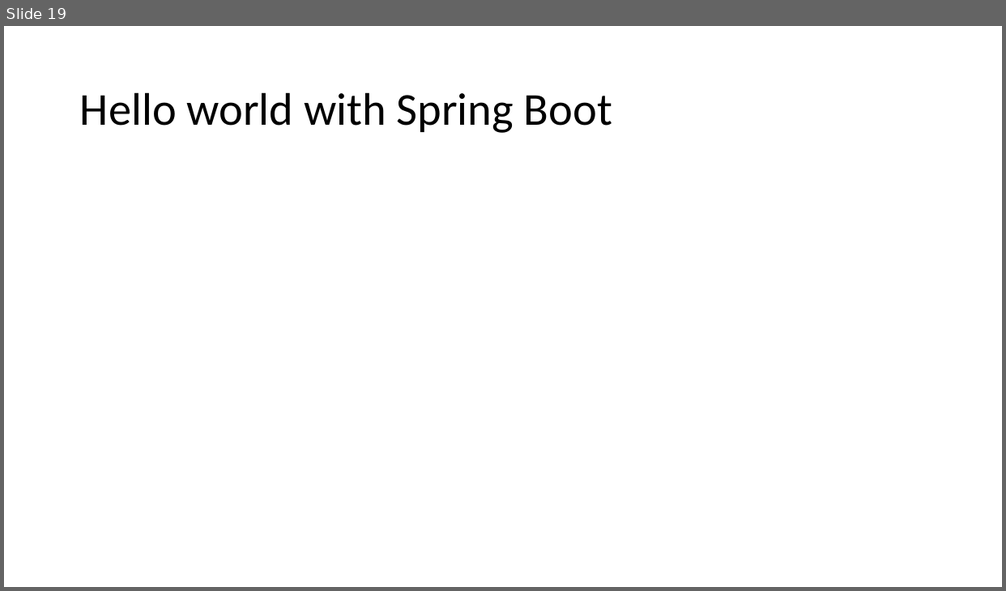
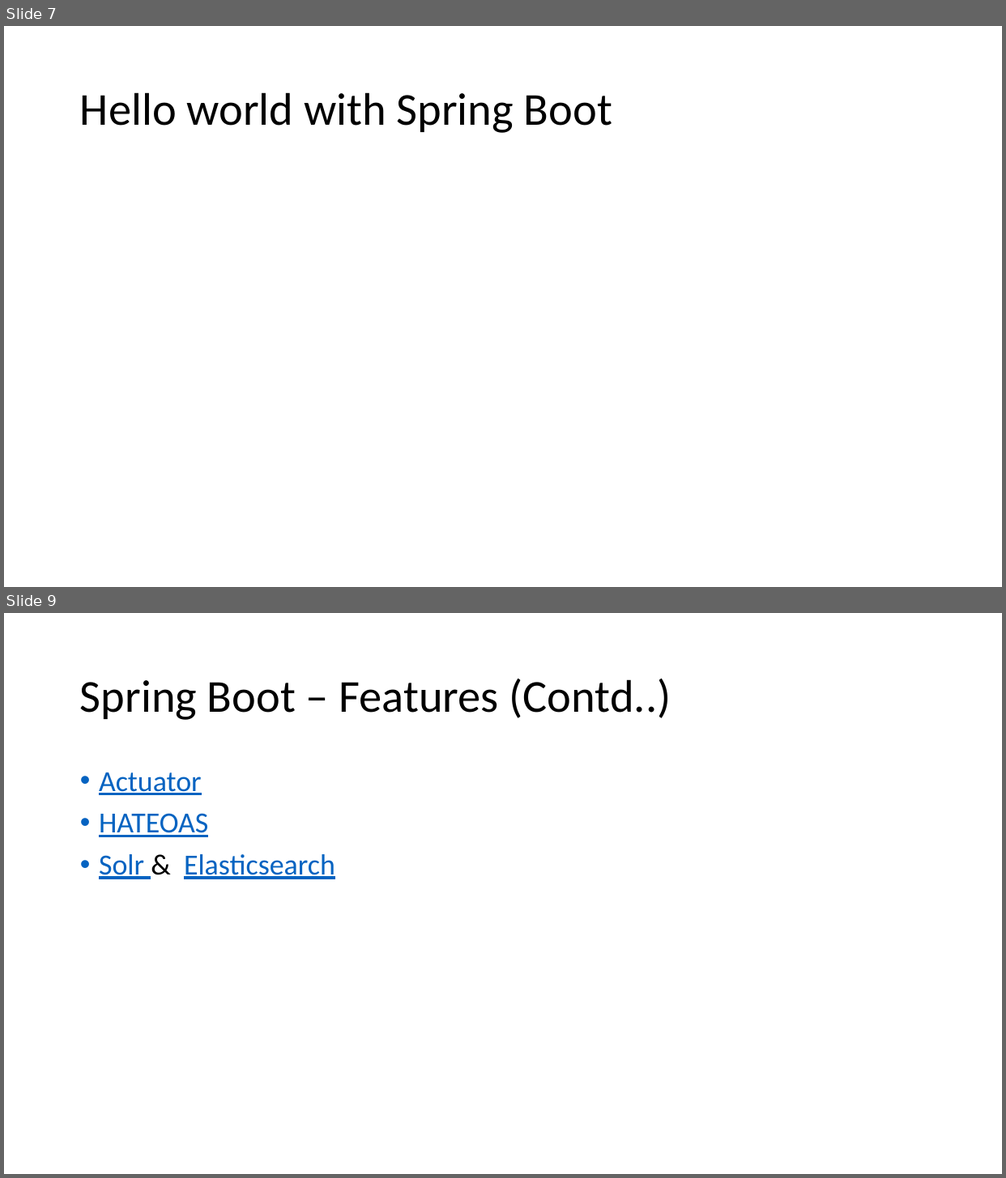
Before and after one commit to batchu/spring-boot-ujug, a slide deck: Spring Boot.pptx. Shown one above the other, each under a label of ours: slide 19 before the commit, slides 7 and 9 after it; the slides between them are not shown. The pictures are 1006x591 and 1006x1178 pixels, drawn with LibreOffice and Linux fonts; fonts in the diff are those of the drawing. Boxes give left, top, right and bottom in pixels: in the first picture for what was removed or moved away, otherwise in the second. Text is boxed around its words. In the diff, an @@ line names an element or a change of style, - is before the commit and + after.

Commit message:
Spring boot content

```diff
--- a/Spring Boot.pptx
+++ b/Spring Boot.pptx
@@ slide 9 added at (4, 613, 1002, 1174), background #FFFFFF @@
@@ title added at (80, 679, 671, 720), 44 pt, text #000000 @@
+Spring Boot – Features (Contd..)
@@ text added at (99, 773, 335, 879), 28 pt, text #0563C1, underline @@
+• Actuator
+• HATEOAS
+• Solr & Elasticsearch
@@ what was slide 19 is now slide 7 @@
```
Also in this commit, not shown: 2 slides changed, 3 other slides added, 1 slide removed.
